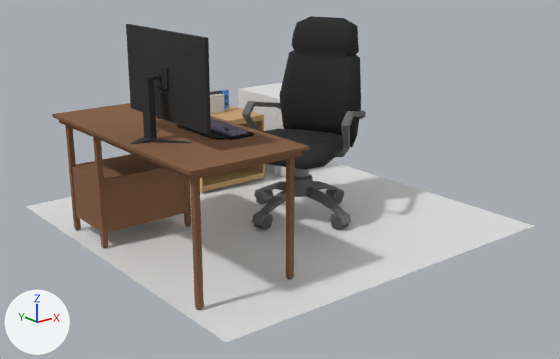
What one commit did to the glTF model src/assets/lowgameroom.glb.
Rendered twice from a camera (50 mm lens) standing at (-3.73, -4.78, 2.21) and looking at (-0.03, -0.16, 0.36). Lighting does not change. The marker at lower left points along +X, +Y and +Z. Where no turn or scale is listed for an object, it has been applied to the vertices.

Objects in the first picture: 'Cabinet', 'ChairTop', 'ComputerChair', 'Cube_0', 'Floor', 'Monitor', 'desk5_BlackWood_0'.
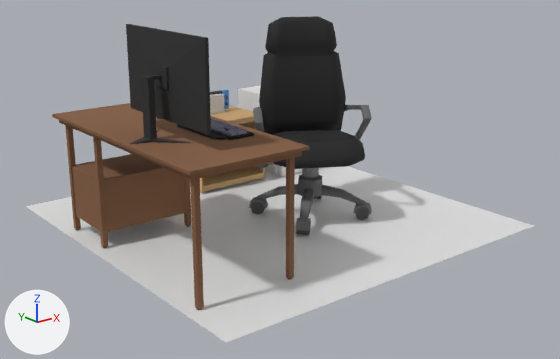
What differs and where, as boxes (x1, y1, x2, y2) in the pictures (560 x 359 px):
'ChairTop', turned: before (242, 16, 366, 177); after (253, 16, 372, 177)
'ComputerChair', turned: before (252, 174, 351, 230); after (249, 174, 372, 235)

The change, as a diff of the scene's bpy script:
```diff
--- a/src/assets/lowgameroom.glb.py
+++ b/src/assets/lowgameroom.glb.py
@@ ob_computerchair @@
 ob_computerchair.location = (0.311, -0.08, 0.0)
-ob_computerchair.rotation_euler = (0.0, 0.0, -1.142)  # degrees (0, 0, -65)
+ob_computerchair.rotation_euler = (0.0, 0.0, -0.517)  # degrees (0, 0, -30)
```
